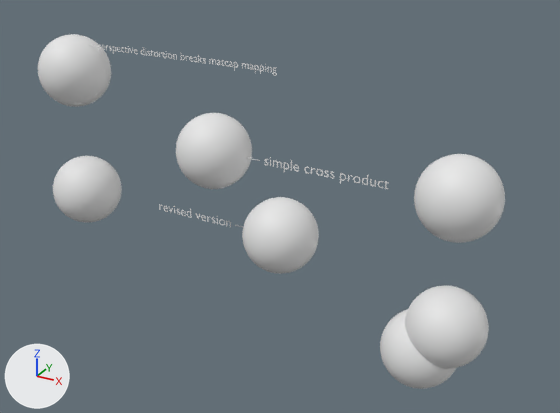
The Blender file Launch_NodeKit/MatNodes-Matcap.blend, before and after one commit.
One viewpoint serves both versions: a 50 mm lens placed at (4.92, -8.06, 3.94), pointed at (0.41, 0.15, -0.16). Every picture has the same lights, and +X, +Y and +Z are marked at lower left. The first picture is the older version. Materials are left out; every surface is plain grey.

The scene before the commit, as lines of its bpy script (objects in view):
```python
ob_matcap_v1_000 = bpy.data.objects.new('Matcap v1.000', me_matcap_v1)
ob_matcap_v1_000.location = (-0.5, 0.0, 0.5)
ob_matcap_v1_001 = bpy.data.objects.new('Matcap v1.001', me_matcap_v1)
ob_matcap_v1_001.location = (-2.8, 0.0, 1.3)
ob_matcap_v1_002 = bpy.data.objects.new('Matcap v1.002', me_matcap_v1)
ob_matcap_v1_002.location = (2.8, 0.0, 0.5)
ob_matcap_v2_000 = bpy.data.objects.new('Matcap v2.000', me_matcap_v2)
ob_matcap_v2_000.location = (0.5, 0.0, -0.5)
ob_matcap_v2_001 = bpy.data.objects.new('Matcap v2.001', me_matcap_v2)
ob_matcap_v2_001.location = (-2.8, 0.0, -0.5)
ob_matcap_v2_002 = bpy.data.objects.new('Matcap v2.002', me_matcap_v2)
ob_matcap_v2_002.location = (2.8, 0.0, -1.2)
ob_text_000 = bpy.data.objects.new('Text.000', txt_text)
ob_text_000.location = (0.0, 0.0, 0.5)
ob_text_000.rotation_euler = (1.571, 0.0, 0.0)  # degrees (90, 0, 0)
ob_text_001 = bpy.data.objects.new('Text.001', txt_text_001)
ob_text_001.location = (0.0, 0.0, -0.5)
ob_text_001.rotation_euler = (1.571, 0.0, 0.0)  # degrees (90, 0, 0)
ob_text_002 = bpy.data.objects.new('Text.002', txt_text_002)
ob_text_002.location = (-2.5, 0.0, 1.7)
ob_text_002.rotation_euler = (1.571, 0.0, 0.0)  # degrees (90, 0, 0)
```
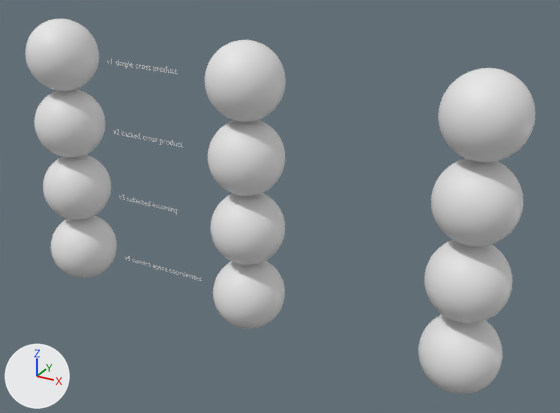
Commit message: Matcap update with "proper" mathematics in v4 (but the "magic number" approach in v2 remains surprisingly close).

Where the change shows, as pixel boxes (x1, y1, x2, y2) in the pictures (560 x 413 px):
'Matcap v1.002', moved: before (414, 154, 505, 243); after (438, 68, 535, 162)
'Matcap v2.002', moved: before (405, 286, 489, 369); after (431, 158, 523, 246)
'Matcap v1.001', moved: before (38, 34, 111, 107); after (205, 40, 286, 122)
'Matcap v1.000', moved: before (176, 113, 252, 189); after (25, 19, 99, 91)
'Matcap v2.000', moved: before (242, 197, 319, 274); after (34, 89, 105, 158)
'Matcap v2.001', moved: before (53, 156, 122, 222); after (208, 120, 285, 196)
'Matcap v3.002', added: after (424, 240, 512, 323)
'Matcap v4.002', added: after (418, 314, 502, 394)
'Matcap v3.001', added: after (210, 193, 285, 265)
'Matcap v4.001', added: after (213, 261, 285, 329)
'Matcap v3.000', added: after (43, 155, 111, 220)
'Matcap v4.000', added: after (51, 216, 117, 278)
'Text.002', moved: before (90, 44, 277, 76); after (119, 195, 177, 213)
'Text.000', moved: before (247, 157, 389, 189); after (107, 59, 177, 74)
'Text.003', moved: before (213, 287, 405, 346); after (125, 256, 202, 281)
'Text.001', moved: before (159, 204, 243, 227); after (113, 129, 182, 147)

Edits to the bpy script that builds the scene:
```text
Add me_matcap_v4:
    me_matcap_v4.from_pydata(...)  # 2562 vertices, 5120 faces; spans x -0.5..0.5, y -0.5..0.5, z -0.5..0.5
    me_matcap_v4.polygons.foreach_set('use_smooth', [True] * 5120)
Add me_matcap_v3:
    me_matcap_v3.from_pydata(...)  # 2562 vertices, 5120 faces; spans x -0.5..0.5, y -0.5..0.5, z -0.5..0.5
    me_matcap_v3.polygons.foreach_set('use_smooth', [True] * 5120)
Change ob_matcap_v1_000:
    ob_matcap_v1_000.location: (-0.5, 0.0, 0.5) -> (-3.0, 0.0, 1.5)
Change ob_matcap_v2_000:
    ob_matcap_v2_000.location: (0.5, 0.0, -0.5) -> (-3.0, 0.0, 0.5)
Change ob_matcap_v1_001:
    ob_matcap_v1_001.location: (-2.8, 0.0, 1.3) -> (0.0, 0.0, 1.5)
Change ob_matcap_v1_002:
    ob_matcap_v1_002.location: (2.8, 0.0, 0.5) -> (3.0, 0.0, 1.5)
Change ob_matcap_v2_001:
    ob_matcap_v2_001.location: (-2.8, 0.0, -0.5) -> (0.0, 0.0, 0.5)
Change ob_matcap_v2_002:
    ob_matcap_v2_002.location: (2.8, 0.0, -1.2) -> (3.0, 0.0, 0.5)
Change ob_text_000:
    ob_text_000.location: (0.0, 0.0, 0.5) -> (-2.2, 0.0, 1.5)
Change ob_text_001:
    ob_text_001.location: (0.0, 0.0, -0.5) -> (-2.2, 0.0, 0.5)
Change ob_text_002:
    ob_text_002.location: (-2.5, 0.0, 1.7) -> (-2.2, 0.0, -0.5)
Change ob_text_003:
    ob_text_003.location: (2.5, 0.0, -1.6) -> (-2.2, 0.0, -1.5)
Add ob_matcap_v4_002:
    ob_matcap_v4_002 = bpy.data.objects.new('Matcap v4.002', me_matcap_v4)
    ob_matcap_v4_002.location = (3.0, 0.0, -1.5)
Add ob_matcap_v3_002:
    ob_matcap_v3_002 = bpy.data.objects.new('Matcap v3.002', me_matcap_v3)
    ob_matcap_v3_002.location = (3.0, 0.0, -0.5)
Add ob_matcap_v4_001:
    ob_matcap_v4_001 = bpy.data.objects.new('Matcap v4.001', me_matcap_v4)
    ob_matcap_v4_001.location = (0.0, 0.0, -1.5)
Add ob_matcap_v3_001:
    ob_matcap_v3_001 = bpy.data.objects.new('Matcap v3.001', me_matcap_v3)
    ob_matcap_v3_001.location = (0.0, 0.0, -0.5)
Add ob_matcap_v4_000:
    ob_matcap_v4_000 = bpy.data.objects.new('Matcap v4.000', me_matcap_v4)
    ob_matcap_v4_000.location = (-3.0, 0.0, -1.5)
Add ob_matcap_v3_000:
    ob_matcap_v3_000 = bpy.data.objects.new('Matcap v3.000', me_matcap_v3)
    ob_matcap_v3_000.location = (-3.0, 0.0, -0.5)
```
